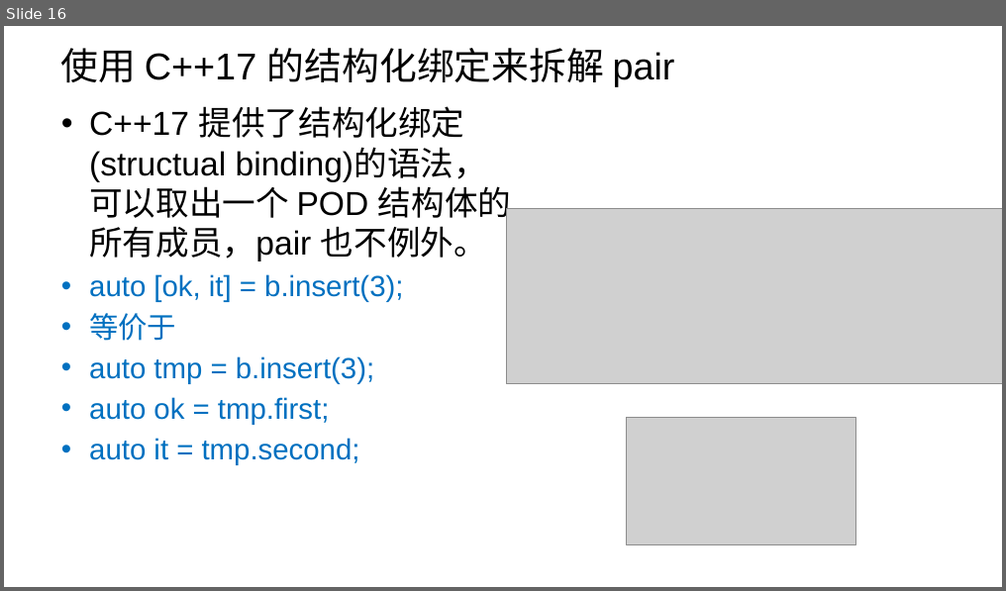
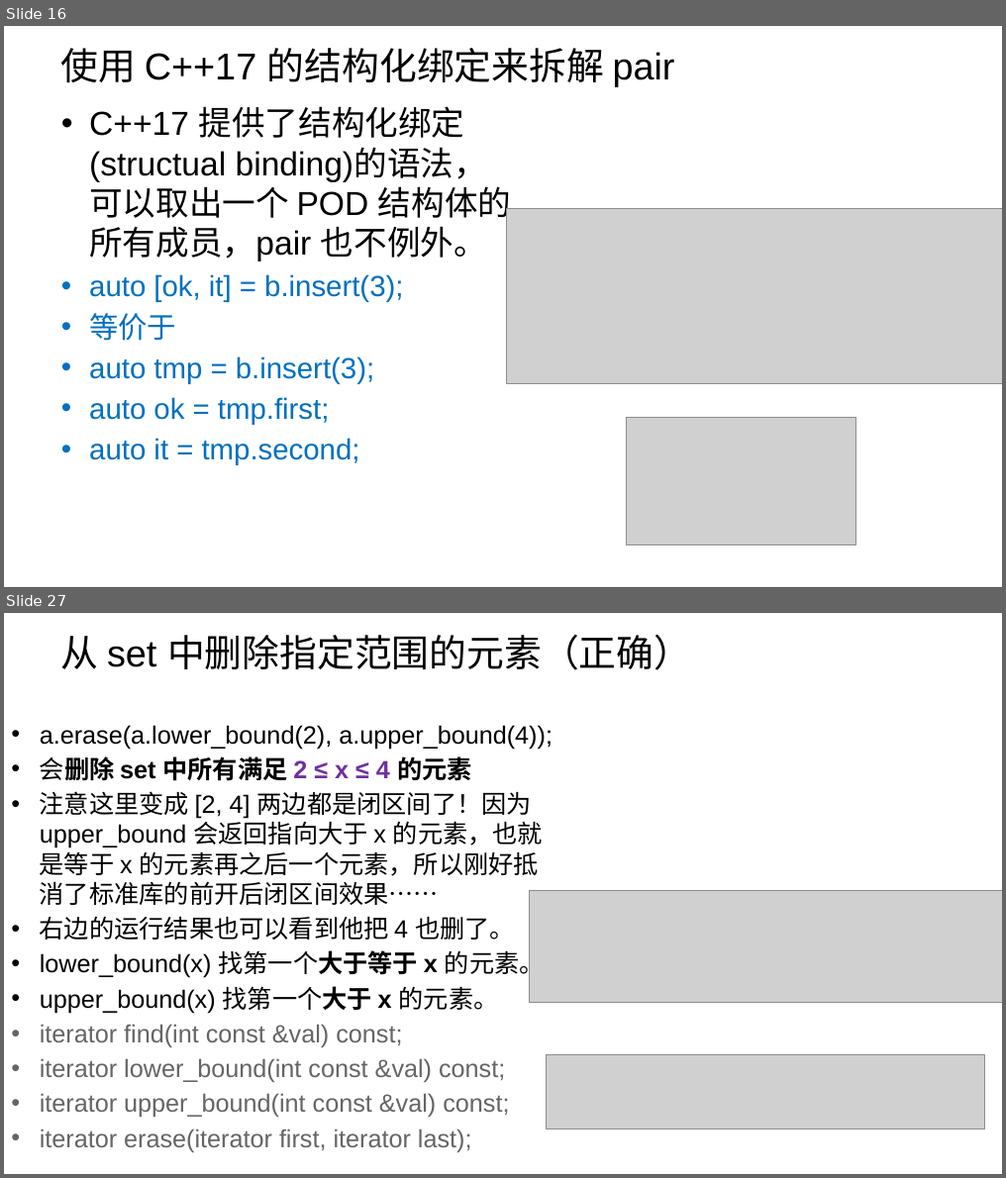
Before and after one commit to parallel101/course, a slide deck: 14/slides.pptx. Shown one above the other, each under a label of ours: slide 16 before the commit, slides 16 and 27 after it; the slides between them are not shown. The pictures are 1006x591 and 1006x1178 pixels, drawn with LibreOffice and Linux fonts; fonts in the diff are those of the drawing; grey boxes stand for pictures; background and template pictures are left out. Boxes give left, top, right and bottom in pixels: in the first picture for what was removed or moved away, otherwise in the second. Text is boxed around its words. In the diff, an @@ line names an element or a change of style, - is before the commit and + after.

```diff
--- a/14/slides.pptx
+++ b/14/slides.pptx
@@ slide 27 added at box(4, 613, 1002, 1174), background picture (left out) @@
@@ title added at box(61, 635, 691, 670), 36 pt, text #000000 @@
+从 set 中删除指定范围的元素（正确）
@@ text added at box(40, 725, 552, 1153), 24 pt, text #000000 @@
+• a.erase(a.lower_bound(2), a.upper_bound(4));
+• 会删除 set 中所有满足 2 ≤ x ≤ 4 的元素
+• 注意这里变成 [2, 4] 两边都是闭区间了！因为 upper_bound 会返回指向大于 x 的元素，也就是等于 x 的元素再之后一个元素，所以刚好抵消了标准库的前开后闭区间效果……
+• 右边的运行结果也可以看到他把 4 也删了。
+• lower_bound(x) 找第一个大于等于 x 的元素。
+• upper_bound(x) 找第一个大于 x 的元素。
+• iterator find(int const &val) const;
+• iterator lower_bound(int const &val) const;
+• iterator upper_bound(int const &val) const;
+• iterator erase(iterator first, iterator last);
@@ picture added at box(530, 891, 1002, 1003) @@
@@ picture added at box(546, 1055, 985, 1129) @@
```
Also in this commit, not shown: 2 slides changed, 21 other slides added, 12 other files.
